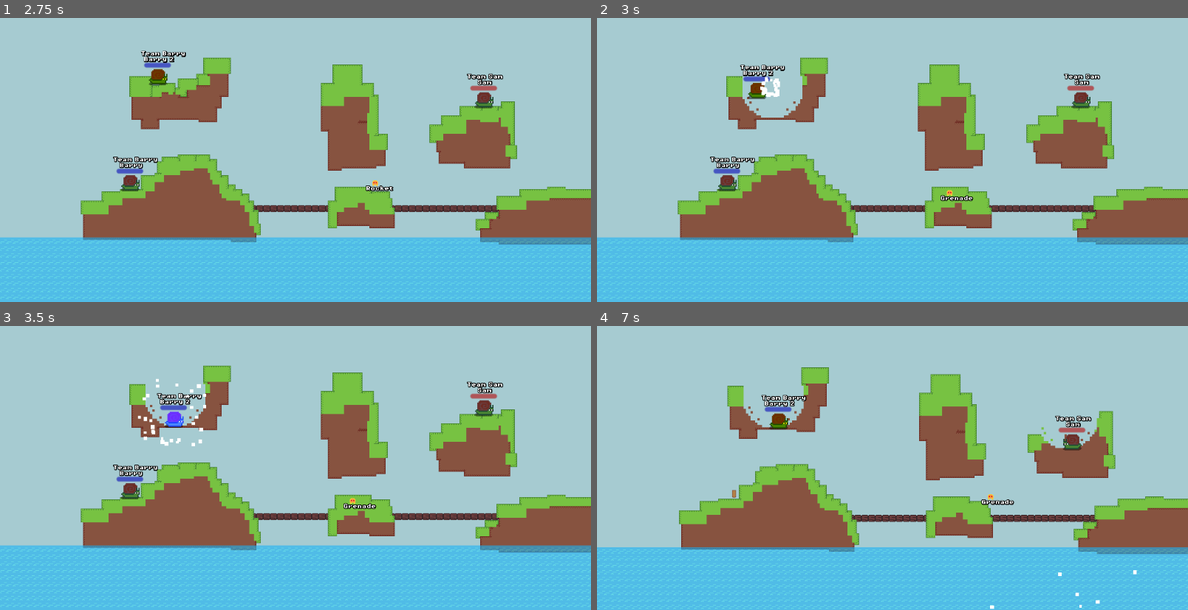
Above: before the commit, frames 1-4 (two rows, left to right).
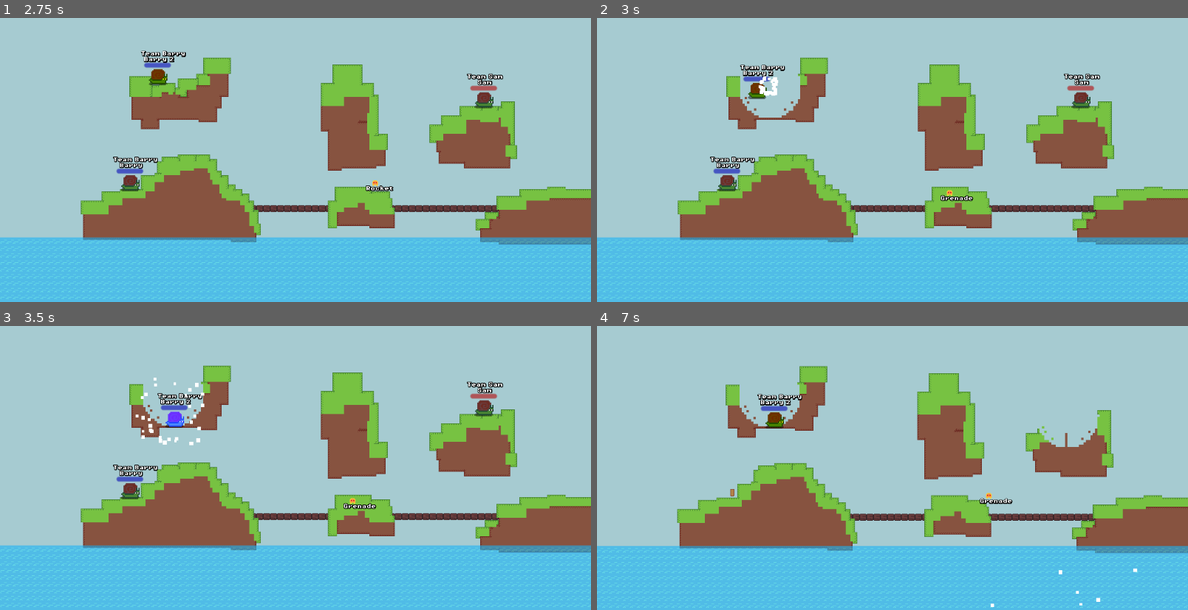
Above: after the commit, the same moments.

Repository: codingbanana21/Snail-Wars
Game: Godot game, scene res://scenes/game.tscn
The game is run twice, just before and just after one commit, with the same random seed, the same clock (stepped at 60 frames per second) and the same inputs.
Inputs (mouse positions are in pixels of both pictures, inside the frame that each line leads up to):
- Up to frame 1 (2.75 s): tap Enter (skip) at 0.5, 2 s; move the mouse to (325, 154) at 0.52 s; press the mouse at (325, 154) at 0.53 s; hold D (right) 0.53-2.03 s; tap W (jump) at 0.77, 1.52 s; tap Space at 1.25 s; move the mouse to (265, 154) at 1.27 s; release the mouse at (265, 154) at 1.28 s; click (265, 154) at 1.35 s; move the mouse to (307, 148) at 2.02 s; press the mouse at (307, 148) at 2.03 s; hold A (left) from 2.03 s (still down); tap Mouse wheel down (last_weapon) at 2.1 s
- Up to frame 2 (3 s): tap Space at 2.75 s; move the mouse to (886, 160) at 2.77 s; release A (left) at 2.78 s; release the mouse at (886, 160) at 2.78 s; hold D (right) from 2.78 s (still down); tap Mouse wheel up (next_weapon) at 2.85 s
- Up to frame 3 (3.5 s): keep holding D (right); tap W (jump) at 3.02 s; click (289, 468) at 3.05 s
- Up to frame 4 (7 s): move the mouse to (933, 465) at 3.52 s; press the mouse at (933, 465) at 3.53 s; tap W (jump) at 3.77, 4.52, 6.02, 6.77 s; move the mouse to (845, 459) at 4.27 s; release D (right) at 4.28 s; release the mouse at (845, 459) at 4.28 s; hold A (left) 4.28-5.03 s; click (845, 459) at 4.35 s; move the mouse to (898, 462) at 5.02 s; press the mouse at (898, 462) at 5.03 s; hold D (right) 5.03-5.78 s; tap Mouse wheel down (last_weapon) at 5.1 s; move the mouse to (868, 456) at 5.77 s; release the mouse at (868, 456) at 5.78 s; hold A (left) from 5.78 s (still down); tap Mouse wheel up (next_weapon) at 5.85 s; click (868, 456) at 6.05 s; move the mouse to (922, 462) at 6.52 s; press the mouse at (922, 462) at 6.53 s

Frame 1 is identical in both runs. In frame 2, 0.3% of the frame differs, in the area x 24-35%, y 19-36%; in frame 3, 0.7%; in frame 4, 7.7%, in the area x 0-100%, y 14-100%.

Commit message:
Change wepon explodes

Diff:
--- a/project.godot
+++ b/project.godot
@@ -25,6 +25,7 @@
 
 window/size/viewport_width=1024
 window/size/viewport_height=512
+window/size/mode=2
 window/stretch/mode="canvas_items"
 window/stretch/aspect="expand"
 window/stretch/scale_mode="integer"
--- a/projectiles/bomb.tscn
+++ b/projectiles/bomb.tscn
@@ -6,11 +6,11 @@
 radius = 134.13426
 
 [node name="Bomb" unique_id=791496552 instance=ExtResource("1_8u238")]
-speed = 80.0
-damage = 30
+speed = 85.0
+damage = 60
 knockback = 1000
-explosion_size = 20
-explosion_accuracy = 12.0
+explosion_time = 1.0
+explosion_size = 22
 
 [node name="CollisionShape2D" parent="HurtBox" parent_id_path=PackedInt32Array(410086607) index="0" unique_id=1738411112]
 shape = SubResource("CircleShape2D_8u238")
--- a/projectiles/drill.tscn
+++ b/projectiles/drill.tscn
@@ -6,10 +6,10 @@
 radius = 20.024984
 
 [node name="Drill" unique_id=152536886 instance=ExtResource("1_d7knd")]
-speed = 40.0
-projectile_gravity = 300.0
-damage = 25
-knockback = 500
+speed = 50.0
+projectile_gravity = 400.0
+damage = 40
+knockback = 700
 explosion_size = 6
 explosion_accuracy = 6.0
 projectile_hp = 10
--- a/projectiles/grenade.tscn
+++ b/projectiles/grenade.tscn
@@ -8,8 +8,9 @@
 [node name="Grenade" unique_id=791496552 instance=ExtResource("1_yss3y")]
 projectile_gravity = 500.0
 damage = 40
+knockback = 900
 explosion_size = 16
-explosion_accuracy = 12.0
+explosion_accuracy = 16.0
 
 [node name="CollisionShape2D" parent="." index="0" unique_id=679883136]
 shape = SubResource("CircleShape2D_qhqgy")
--- a/scenes/mouse.tscn
+++ b/scenes/mouse.tscn
@@ -1,6 +1,6 @@
 [gd_scene format=3 uid="uid://dra1hgjpik7t0"]
 
-[ext_resource type="Script" uid="uid://dq5pcpy5obcn6" path="res://scripts/mouse.gd" id="1_ouscy"]
+[ext_resource type="Script" uid="uid://dq5pcpy5obcn6" path="res://scripts/Mouse.gd" id="1_ouscy"]
 [ext_resource type="Texture2D" uid="uid://3o83rtce0c2w" path="res://assets/images/mini_fire.png" id="2_ouscy"]
 [ext_resource type="LabelSettings" uid="uid://cm76igu117yxn" path="res://assets/fonts/label_settings.tres" id="3_xa71f"]
 
--- a/scripts/projectile.gd
+++ b/scripts/projectile.gd
@@ -16,7 +16,7 @@
 
 
 func _ready() -> void:
-	global_position += transform.x * 24
+	global_position += transform.x * 20
 	velocity += transform.x * speed
 	explosion_timer.start(explosion_time)
 
@@ -28,14 +28,20 @@
 	move_and_slide()
 
 
-func explode():
+func explode(big_explode: bool = false):
+	projectile_hp -= 1
+	if projectile_hp <= 0 or big_explode:
+		big_explode = true
+		queue_free()
+
 	# Shake the screen
 	Mouse.shake()
 
-	var hit_particle: GPUParticles2D = load("res://scenes/hit_particle.tscn").instantiate()
-	hit_particle.global_position = global_position
-	hit_particle.emitting = true
-	get_parent().add_child(hit_particle)
+	if big_explode:
+		var hit_particle: GPUParticles2D = load("res://scenes/hit_particle.tscn").instantiate()
+		hit_particle.global_position = global_position
+		hit_particle.emitting = true
+		get_parent().add_child(hit_particle)
 
 	# destroy map
 	var tile_position: Vector2 = round(global_position / 4.0)
@@ -44,26 +50,22 @@
 			get_parent().remove_tile(tile_position + Vector2(sin(number / explosion_accuracy) * size, cos(number / explosion_accuracy) * size))
 
 	# hit players
-	global_position -= transform.x * 16
-
 	for body: Node2D in hurt_box.get_overlapping_bodies():
 		if body is Player:
 			var hit_power: float = clampf(1.0 / global_position.distance_squared_to(body.global_position) * 1000.0, 0.01, 1.0)
-			body.damage(hit_power * damage)
-			body.velocity = -transform.x * hit_power * knockback
-
-	projectile_hp -= 1
-	if projectile_hp <= 0:
-		queue_free()
+			if big_explode:
+				body.damage(hit_power * damage)
+				body.velocity = -transform.x * hit_power * knockback
+			else:
+				body.damage(hit_power * damage / 2.0)
 
 
 func _on_explosion_timer_timeout() -> void:
-	explode()
-	queue_free()
+	explode(true)
 
 
 func _on_detect_box_body_entered(body: Node2D) -> void:
-	explode()
-
 	if body is Player:
-		queue_free()
+		explode(true)
+	else:
+		explode()
Renamed: scripts/mouse.gd -> scripts/Mouse.gd
Renamed: scripts/mouse.gd.uid -> scripts/Mouse.gd.uid
